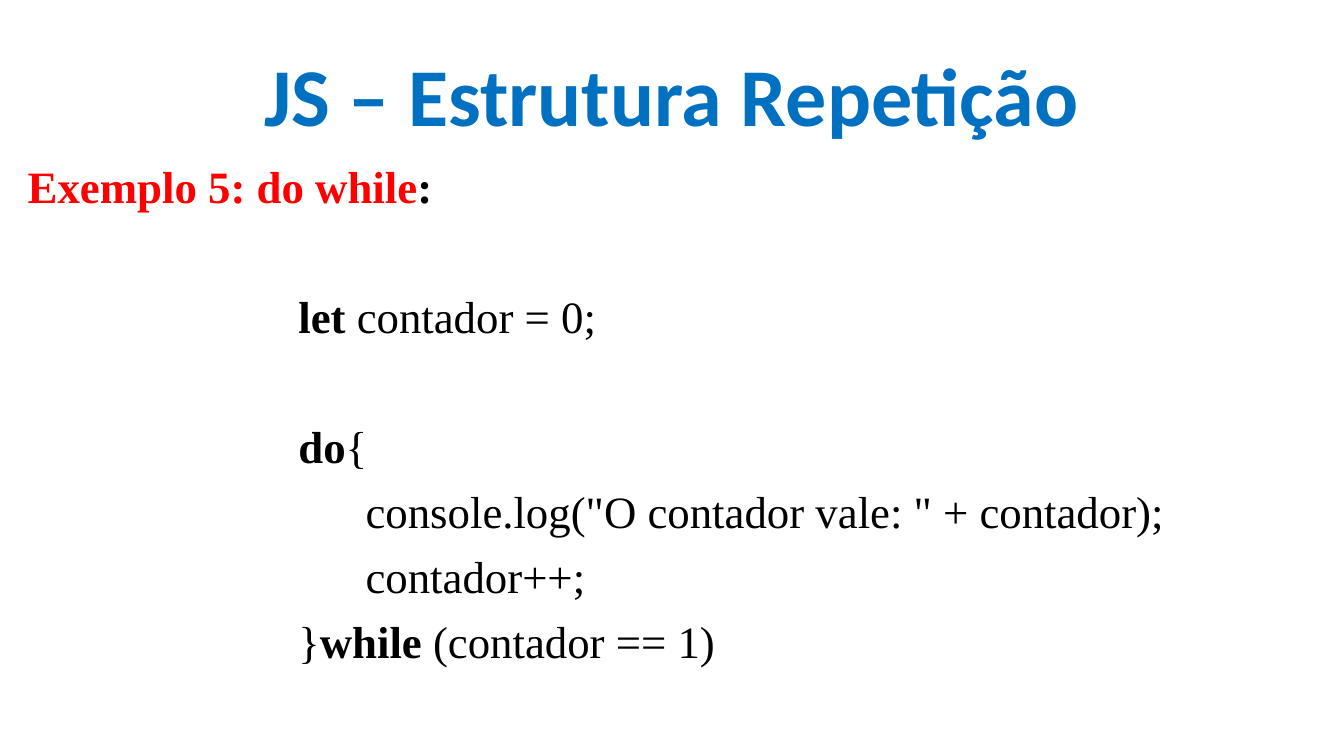
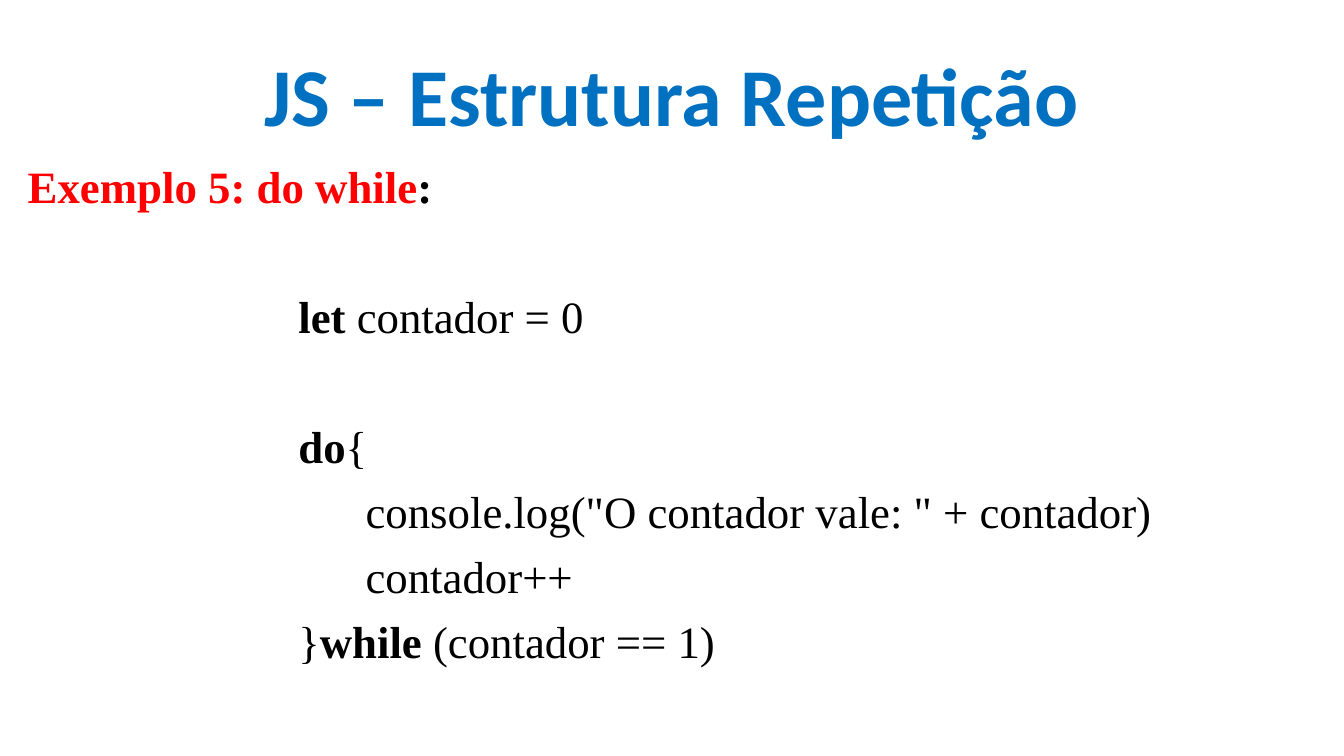
Before and after one commit to CloudEducationBrazil/WydenDesenvolvimentoWebPHP, a slide deck: slide 26 of 01 Classes/Aula 09 Desenvolvimento Web PHP - JS.pptx. Drawn at 1344x756 pixels with LibreOffice and Linux fonts; fonts in the diff are those of the drawing; background and template pictures are left out. Boxes give left, top, right and bottom in pixels: in the first picture for what was removed or moved away, otherwise in the second. Text is boxed around its words. In the diff, an @@ line names an element or a change of style, - is before the commit and + after.

```diff
--- a/01 Classes/Aula 09 Desenvolvimento Web PHP - JS.pptx
+++ b/01 Classes/Aula 09 Desenvolvimento Web PHP - JS.pptx
@@ text at (x1=298, y1=302, x2=583, y2=334): text changed @@
-        let contador = 0;
+        let contador = 0
@@ text at (x1=366, y1=497, x2=1152, y2=594): text changed @@
-        console.log("O contador vale: " + contador);
-        contador++;
+        console.log("O contador vale: " + contador)
+        contador++
```
Also in this commit, not shown: 4 other slides changed.
